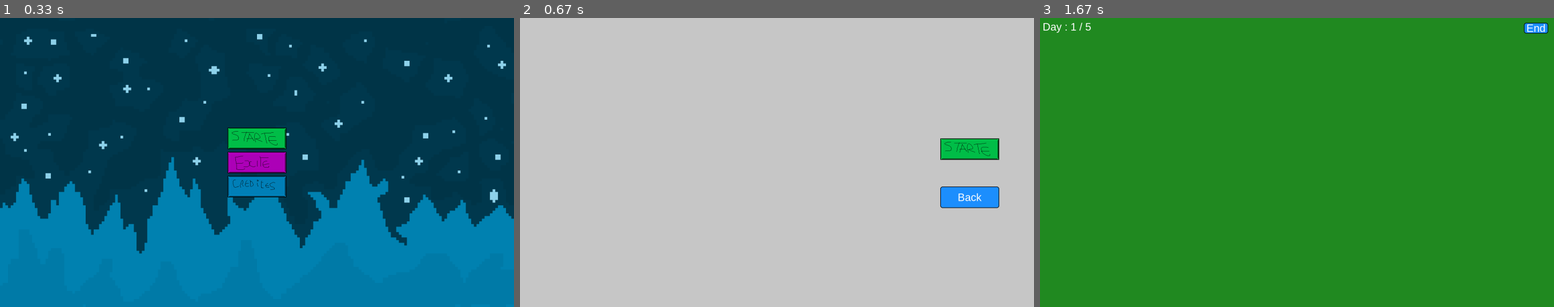
Above: before the commit, frames 1-3 (left to right).
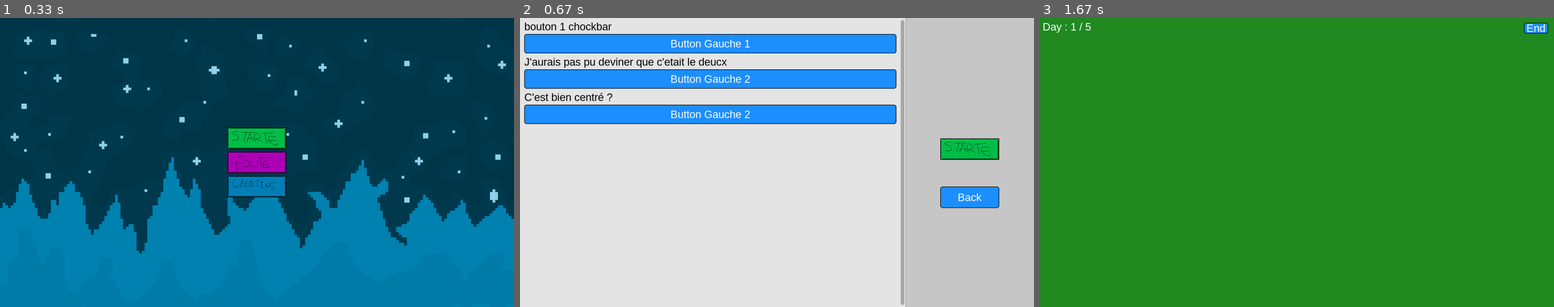
Above: after the commit, the same moments.

Repository: X47C/Trophees-NSI
Game: pygame game, started from main.py
Two runs of this game, one before a commit and one after it. Both use one fixed random seed, a clock stepped at 60 frames per second and the inputs below.
Inputs (mouse positions are in pixels of both pictures, inside the frame that each line leads up to):
- Up to frame 1 (0.33 s): no input
- Up to frame 2 (0.67 s): press the mouse at (777, 139) at 0.37 s; move the mouse to (766, 110) at 0.47 s; release the mouse at (756, 84) at 0.6 s
- Up to frame 3 (1.67 s): press the mouse at (1420, 162) at 0.7 s; move the mouse to (1379, 191) at 0.8 s; release the mouse at (1332, 223) at 0.93 s; press the mouse at (1230, 78) at 1.03 s; move the mouse to (1302, 98) at 1.13 s; release the mouse at (1379, 122) at 1.27 s; press the mouse at (1487, 148) at 1.37 s; move the mouse to (1374, 107) at 1.47 s; release the mouse at (1255, 67) at 1.6 s

Frame 1 is identical in both runs. In frame 2, 74% of the frame differs, in the area x 0-76%, y 0-100%; in frame 3, nothing differs.

Commit message:
Je suis trop fort

Diff:
--- a/Pygame/pygame.py
+++ b/Pygame/pygame.py
@@ -63,44 +63,219 @@
 
 
 
+
 class Settings:
     """
-    permet de gérer l'écran des paramètres avant la partie
     """
     def __init__(self, screen):
-        """
-        screen = tuple(largueur, hauteur)
-        Initialise l'écran des paramètres avant la partie
-        """
+        self.screen = screen
         self.width, self.height = settings.Display_size
-        self.screen = screen
-
-        # self.bg_asset = pg.image.load('assets/bg_settings.png')
-        self.bg_asset = pg.Surface(settings.Display_size)
+
+        # ratio gauche / droite
+        self.left_ratio = max(0.1, min(0.9, 0.75))
+        self.left_width = int(self.width * self.left_ratio)
+        self.right_width = self.width - self.left_width
+        self.left_rect = Rect(0, 0, self.left_width, self.height)
+        self.right_rect = Rect(self.left_width, 0, self.right_width, self.height)
+
+        # fond global
+        self.bg_asset = pg.Surface((self.width, self.height))
         self.bg_asset.fill((200, 200, 200))
 
-        self.Start_Button = Button(Rect(self.width - self.width // 8 - 110, self.height // 2 - 90, 220, 80), 'Start Simulation', self.screen)
+        # fond gauche
+        # self.left_bg_surface = pg.image.load('assets/left_bg.png').convert()
+        # self.left_bg_surface = pg.transform.scale(self.left_bg_surface, (self.left_width, self.content_height))
+        self.left_bg_surface = pg.Surface((self.left_width, self.height))
+        self.left_bg_surface.fill((230, 230, 230))
+
+        # fond droit
+        # self.right_bg_surface = pg.image.load('assets/right_bg.png').convert()
+        # self.right_bg_surface = pg.transform.scale(self.right_bg_surface, (self.right_width, self.height))
+        self.right_bg_surface = pg.Surface((self.right_width, self.height))
+        self.right_bg_surface.fill((200, 200, 200))
+
+        # police pour textes de boutons
         self.Button_font = pg.font.SysFont(settings.Button_font, settings.Button_font_size)
-        self.Back_Button = Button(Rect(self.width - self.width // 8 - 110, self.height //2 + 90, 220, 80), 'Back', self.screen)
+
+        # police pour labels au-dessus des boutons gauches
+        self.Settings_label_font = pg.font.SysFont(settings.Button_label_font, settings.Button_label_font_size)
+
+        # boutons colonne droite
+        self.Start_Button = Button(Rect(self.left_width + (self.right_width - 220) // 2, self.height // 2 - 90, 220, 80),'Start Simulation', self.screen)
+        self.Back_Button = Button(Rect(self.left_width + (self.right_width - 220) // 2, self.height // 2 + 90, 220, 80),'Back', self.screen)
+
+        # zone gauche
+        self.left_padding = 16
+        self.button_height = 72
+        self.button_spacing = 0
+
+        # position manuelle des boutons
+        y = 60
+        btn_w_left = self.left_width - 2 * self.left_padding - 18  # laisse place au scrollbar
+
+        # Boutons Gauches
+        self.Left_Button_1 = Button(Rect(self.left_padding, y, btn_w_left, self.button_height),'Button Gauche 1')
+        y += self.button_height + 60 + self.button_spacing # a mettre entre chaques etages de boutons
+        self.Left_Button_2 = Button(Rect(self.left_padding, y, btn_w_left, self.button_height),'Button Gauche 2')
+        y += self.button_height + 60 + self.button_spacing
+        self.Left_Button_3 = Button(Rect(self.left_padding, y, btn_w_left, self.button_height),'Button Gauche 2')
+        y += self.button_height + 20 #A ABSOLUMENT LAISSER A LA FIN DES BOUTONS
+
+        # labek au dessus des boutons, garder la bonne forme : Nom_Button_label
+        self.Left_Button_1_label = "bouton 1 chockbar"
+        self.Left_Button_2_label = "J'aurais pas pu deviner que c'etait le deucx"
+        self.Left_Button_3_label = "C'est bien centré ?"
+
+        # calcul hauteur du contenu et création de la surface interne
+        self.content_height = max(self.height, y)
+        self.content_surface = pg.Surface((self.left_width, self.content_height), flags=pg.SRCALPHA)
+        self.content_surface.blit(self.left_bg_surface, (0,0))
+
+        # scroll
+        self.scroll_offset = 0
+        self.max_scroll = max(0, self.content_height - self.height)
+        self.wheel_step = 30
+
+        # scrollbar visuelle
+        self.scrollbar_w = 14
+        self.scrollbar_track_rect = Rect(self.left_width - self.scrollbar_w - 4, 8,self.scrollbar_w, self.height - 16)
+        self.dragging_thumb = False
+        self.drag_mouse_y = 0
+        self.thumb_rect = self._compute_thumb_rect()
+
+    def _compute_thumb_rect(self):
+        """
+        scrollbar helpers ( chiant de fou je suis mort )
+        """
+        track = self.scrollbar_track_rect
+        if self.content_height <= self.height:
+            return Rect(track.x, track.y, track.w, track.h)
+        view_ratio = self.height / self.content_height
+        thumb_h = max(24, int(track.h * view_ratio))
+        max_travel = track.h - thumb_h
+        if self.max_scroll == 0:
+            thumb_y = track.y
+        else:
+            thumb_y = track.y + int((self.scroll_offset / self.max_scroll) * max_travel)
+        return Rect(track.x, thumb_y, track.w, thumb_h)
+
+    def _clamp_scroll(self):
+        self.max_scroll = max(0, self.content_height - self.height)
+        self.scroll_offset = max(0, min(self.scroll_offset, self.max_scroll))
+        self.thumb_rect = self._compute_thumb_rect()
+
 
     def draw(self):
-        """
-        Dessine l'écran des paramètres avant la partie
-        """
+        # fond global (fallback)
         self.screen.blit(self.bg_asset, (0, 0))
+
+        # fond de gauche
+        self.screen.blit(self.left_bg_surface, (0, 0))
+
+        # fond de droite
+        self.screen.blit(self.right_bg_surface, (self.left_width, 0))
+
+        # redessine le contenu gauche sur la content_surface
+        self.content_surface.blit(self.left_bg_surface, (0,0))
+
+        # Le texte au desssu des boutons, a copier coller pour chaques boutons meme si pas de texte plzzzz
+        if self.Left_Button_1_label:
+            label_surf = self.Settings_label_font.render(self.Left_Button_1_label, True, (0,0,0))
+            label_pos = (self.Left_Button_1.rect.x, self.Left_Button_1.rect.y - label_surf.get_height() - 6)
+            self.content_surface.blit(label_surf, label_pos)
+        self.Left_Button_1.draw(self.content_surface, self.Button_font)
+        if self.Left_Button_2_label:
+            label_surf = self.Settings_label_font.render(self.Left_Button_2_label, True, (0,0,0))
+            label_pos = (self.Left_Button_2.rect.x, self.Left_Button_2.rect.y - label_surf.get_height() - 6)
+            self.content_surface.blit(label_surf, label_pos)
+        self.Left_Button_2.draw(self.content_surface, self.Button_font)
+        if self.Left_Button_3_label:
+            label_surf = self.Settings_label_font.render(self.Left_Button_3_label, True, (0,0,0))
+            label_pos = (self.Left_Button_3.rect.x, self.Left_Button_3.rect.y - label_surf.get_height() - 6)
+            self.content_surface.blit(label_surf, label_pos)
+        self.Left_Button_3.draw(self.content_surface, self.Button_font)
+
+        # blit de la portion visible (viewport)
+        visible_src = Rect(0, self.scroll_offset, self.left_width, self.height)
+        self.screen.blit(self.content_surface, (self.left_rect.x, self.left_rect.y), area=visible_src)
+
+        # dessine scrollbar
+        pg.draw.rect(self.screen, (210, 210, 210), self.scrollbar_track_rect, border_radius=6)
+        self.thumb_rect = self._compute_thumb_rect()
+        pg.draw.rect(self.screen, (170, 170, 170), self.thumb_rect, border_radius=6)
+
+        # séparation colonne
+        pg.draw.line(self.screen, (160, 160, 160), (self.left_width, 0), (self.left_width, self.height), 2)
+
+        # colonne droite (fixe)
+        # si tu veux un fond image pour la droite, remplace right_bg_surface comme indiqué plus haut
         self.Start_Button.draw(self.screen, self.Button_font, 'assets/button-start.png')
         self.Back_Button.draw(self.screen, self.Button_font)
 
     def handle_event(self, event):
-        """
-        Gère les événements de l'écran des paramètres avant la partie
-        """
-        match event.type:
-            case pg.MOUSEBUTTONDOWN:
-                if self.Start_Button.rect.collidepoint(event.pos):
-                    return 'start'
-                if self.Back_Button.rect.collidepoint(event.pos):
-                    return 'back'
+        # Boutons droite
+        if event.type == pg.MOUSEBUTTONDOWN:
+            if self.Start_Button.rect.collidepoint(event.pos):
+                return 'start'
+            if self.Back_Button.rect.collidepoint(event.pos):
+                return 'back'
+
+        # molette
+        if event.type == pg.MOUSEWHEEL:
+            mx, my = pg.mouse.get_pos()
+            if self.left_rect.collidepoint((mx, my)):
+                self.scroll_offset -= event.y * self.wheel_step
+                self._clamp_scroll()
+                return None
+
+        # fallback molette (boutons 4/5)
+        if event.type == pg.MOUSEBUTTONDOWN and event.button in (4, 5):
+            if self.left_rect.collidepoint(event.pos):
+                if event.button == 4:
+                    self.scroll_offset -= self.wheel_step
+                else:
+                    self.scroll_offset += self.wheel_step
+                self._clamp_scroll()
+                return None
+
+        # Boutons gauches ( galere )
+        if event.type == pg.MOUSEBUTTONDOWN and event.button == 1:
+            if self.left_rect.collidepoint(event.pos):
+                rel_x = event.pos[0] - self.left_rect.x
+                rel_y = event.pos[1] - self.left_rect.y + self.scroll_offset
+
+                if self.Left_Button_1.rect.collidepoint((rel_x, rel_y)):
+                    return "left:Button Gauche 1"
+                if self.Left_Button_2.rect.collidepoint((rel_x, rel_y)):
+                    return "left:Button Gauche 2"
+                if self.thumb_rect.collidepoint(event.pos):
+                    self.dragging_thumb = True
+                    self.drag_mouse_y = event.pos[1] - self.thumb_rect.y
+                    return None
+
+        # drag thumb
+        if event.type == pg.MOUSEMOTION and self.dragging_thumb:
+            track = self.scrollbar_track_rect
+            new_y = event.pos[1] - self.drag_mouse_y
+            new_y = max(track.y, min(track.y + track.h - self.thumb_rect.h, new_y))
+            self.thumb_rect.y = new_y
+            max_travel = track.h - self.thumb_rect.h
+            if max_travel > 0:
+                ratio = (self.thumb_rect.y - track.y) / max_travel
+                self.scroll_offset = int(ratio * self.max_scroll)
+            else:
+                self.scroll_offset = 0
+            self._clamp_scroll()
+            return None
+
+        # relâchement souris -> stop drag
+        if event.type == pg.MOUSEBUTTONUP and event.button == 1:
+            if self.dragging_thumb:
+                self.dragging_thumb = False
+                return None
+
+        return None
+
 
 
 
--- a/main.py
+++ b/main.py
@@ -45,6 +45,10 @@
                         state = 'in_game'
                     case 'back':
                         state = 'home'
+                    case "left:Button Gauche 1":
+                        print("left:Button Gauche 1")
+                    case "left:Button Gauche 2":
+                        print("left:Button Gauche 2")
 
             case 'in_game':
                 match Ing.handle_event(event):
--- a/settings.py
+++ b/settings.py
@@ -23,7 +23,10 @@
 Credits_font = 'arial' #nom de la police d'écriture des crédits
 Credits_font_size = 30 #taille de la police d'écriture des crédits
 Days_font = 'arial'
-Days_font_size = 40 #taille de la police d'écriture des jours*
+Days_font_size = 40 #taille de la police d'écriture des jours
+Button_label_font = 'arial'
+Button_label_font_size = 40
+
 
 
 Display_size = (1920, 1080) #taille de la fenêtre d'affichage (largeur, hauteur)
